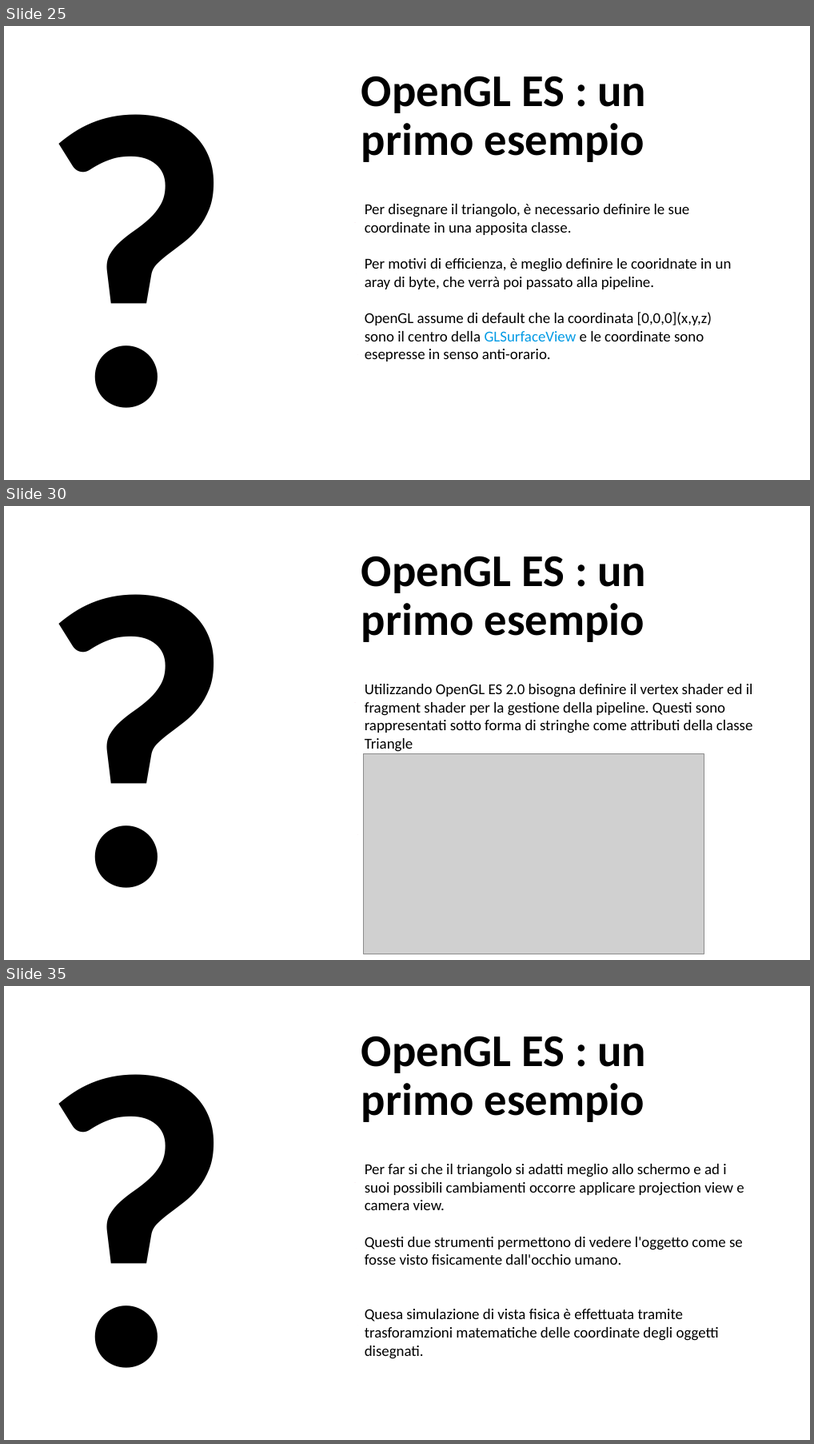
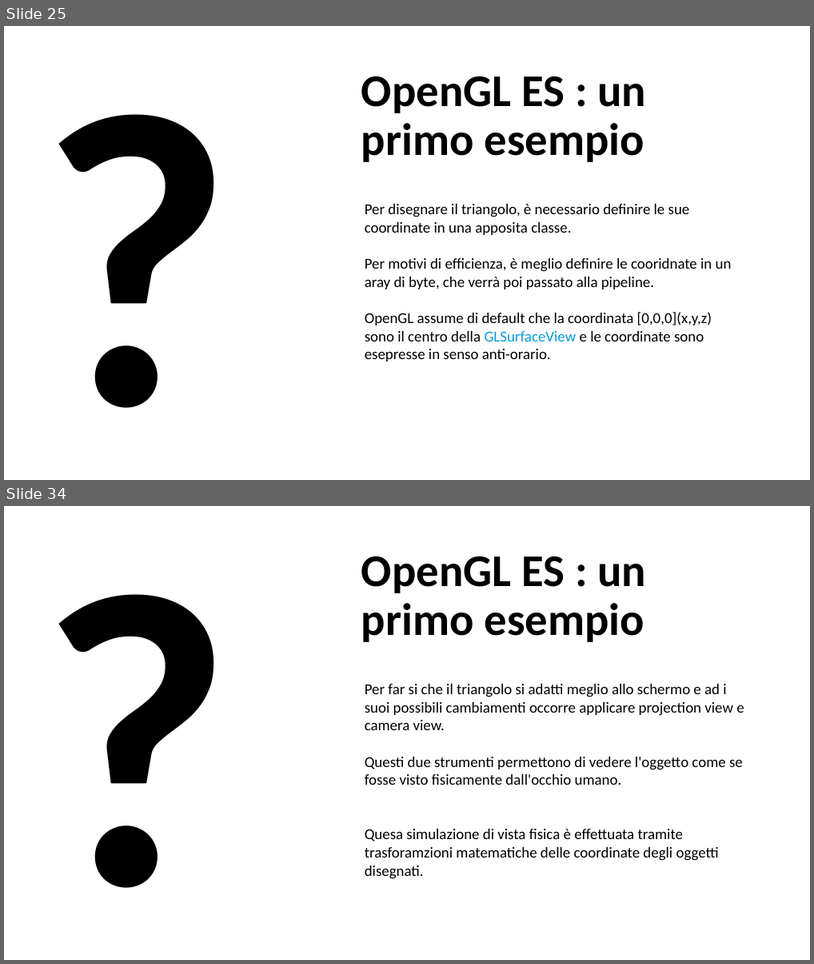
Before and after one commit to AntonioDOrazio/MobileProgramming_OpenGL, a slide deck: Materiale/BozzaOpenGL.pptx. Shown one above the other, each under a label of ours: slides 25, 30 and 35 before the commit, slides 25 and 34 after it; the slides between them are not shown. The pictures are 814x1444 and 814x964 pixels, drawn with LibreOffice and Linux fonts; fonts in the diff are those of the drawing; grey boxes stand for pictures. Boxes give left, top, right and bottom in pixels: in the first picture for what was removed or moved away, otherwise in the second. Text is boxed around its words. In the diff, an @@ line names an element or a change of style, - is before the commit and + after.

```diff
--- a/Materiale/BozzaOpenGL.pptx
+++ b/Materiale/BozzaOpenGL.pptx
@@ slide 30 removed at bbox=[4, 506, 810, 960], background #FFFFFF @@
@@ free removed at bbox=[33, 572, 351, 960] @@
-?
@@ title removed at bbox=[362, 556, 647, 642] @@
-OpenGL ES : un primo esempio
@@ free removed at bbox=[358, 676, 762, 960] @@
-Utilizzando OpenGL ES 2.0 bisogna definire il vertex shader ed il fragment shader per la gestione della pipeline. Questi sono rappresentati sotto forma di stringhe come attributi della classe Triangle
@@ freeform shape removed at bbox=[355, 703, 355, 703] @@
@@ freeform shape removed at bbox=[357, 753, 357, 753] @@
@@ picture removed at bbox=[364, 753, 703, 953] @@
@@ freeform shape removed at bbox=[358, 834, 358, 834] @@
@@ what was slide 35 is now slide 34 @@
```
Also in this commit, not shown: 14 slides changed, 1 slide added, 1 other slide removed, 1 other file.
